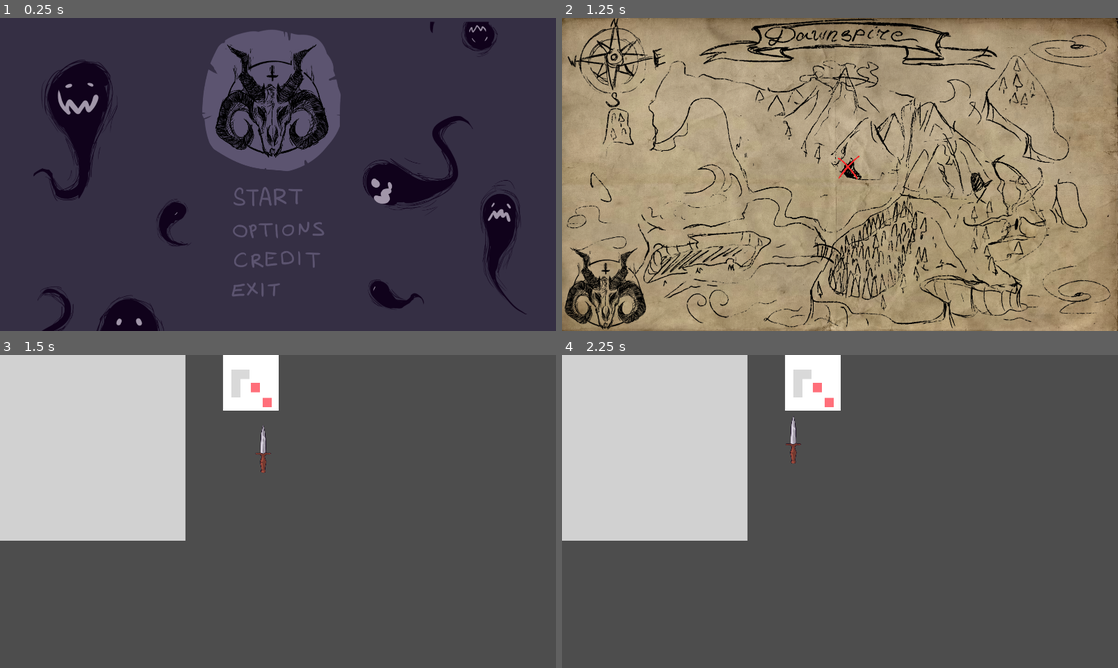
Above: before the commit, frames 1-4 (two rows, left to right).
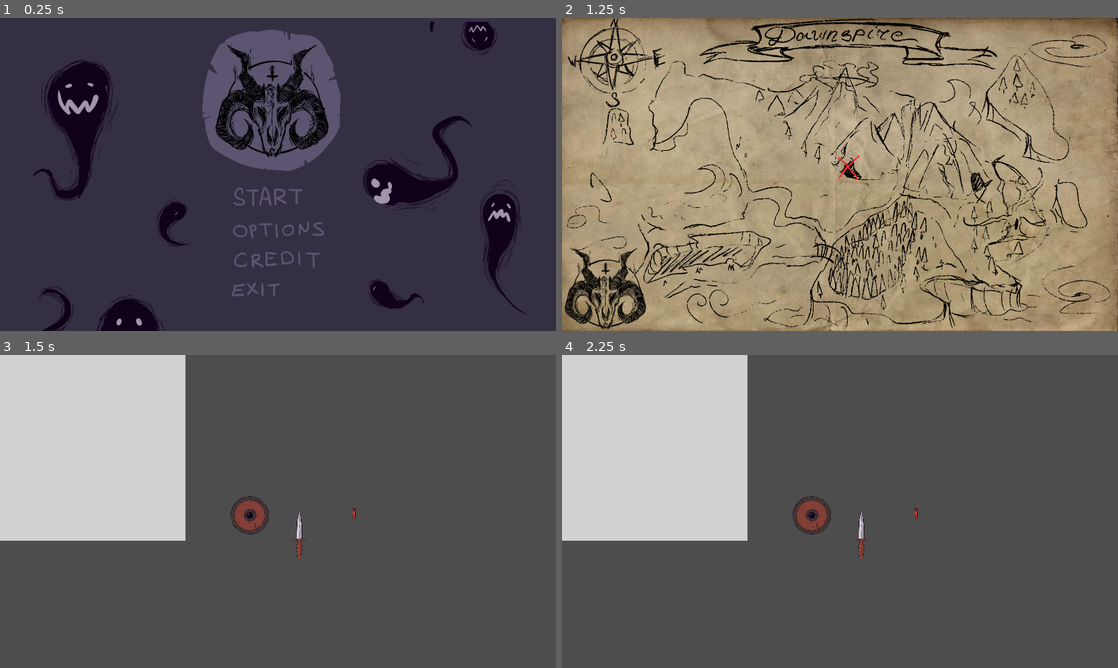
Above: after the commit, the same moments.

Repository: rrebane/ld-54-chelys
Game: Godot game, scene res://ui/main_menu.tscn
Two runs of this game, one before a commit and one after it. Both use one fixed random seed, a clock stepped at 60 frames per second and the inputs below.
Inputs (mouse positions are in pixels of both pictures, inside the frame that each line leads up to):
- Up to frame 1 (0.25 s): no input
- Up to frame 2 (1.25 s): click (840, 196) at 0.5 s
- Up to frame 3 (1.5 s): tap Enter at 1.25 s; move the mouse to (400, 495) at 1.27 s; tap Space (continue) at 1.35 s; click (400, 495) at 1.42 s
- Up to frame 4 (2.25 s): tap Space (continue) at 2 s; drag from (823, 448) to (656, 448) at 2.02 s

Frames 1-2 are identical in both runs. In frame 3, 2.7% of the frame differs, in the area x 40-64%, y 0-66%; in frame 4, 2.7%.

Commit message:
Add basic items and small fixes

Diff:
--- a/scenes/backpack.gd
+++ b/scenes/backpack.gd
@@ -1,6 +1,7 @@
 extends Node2D
 
 @export var action_timeout = 0.1
+@export var cell_size = 80
 
 var stash = []
 
@@ -72,8 +73,8 @@
 
 func _follow_mouse_grid(item):
 	var new_position = get_global_mouse_position()
-	var x_mod = int(new_position.x) % 32
-	var y_mod = int(new_position.y) % 32
+	var x_mod = int(new_position.x) % cell_size + cell_size / 2
+	var y_mod = int(new_position.y) % cell_size + cell_size / 2
 
 	new_position.x = int(new_position.x) - x_mod
 	new_position.y = int(new_position.y) - y_mod
--- a/scenes/backpack.tscn
+++ b/scenes/backpack.tscn
@@ -1,11 +1,10 @@
-[gd_scene load_steps=7 format=3 uid="uid://dtaxax47wrytn"]
+[gd_scene load_steps=6 format=3 uid="uid://dtaxax47wrytn"]
 
 [ext_resource type="Script" path="res://scenes/backpack.gd" id="1_6ncac"]
 [ext_resource type="PackedScene" uid="uid://blfwt68jqu2yb" path="res://scenes/inventory.tscn" id="1_i75je"]
-[ext_resource type="Texture2D" uid="uid://t5tvey18s7s0" path="res://assets/graphics/stash_bg.png" id="2_8qf5s"]
+[ext_resource type="PackedScene" uid="uid://djh124xel8scf" path="res://scenes/items/buckler.tscn" id="3_5fxaq"]
 [ext_resource type="PackedScene" uid="uid://bf5mngrbd1org" path="res://scenes/items/dagger.tscn" id="3_o6yc3"]
-[ext_resource type="PackedScene" uid="uid://b2ms23e7d2uun" path="res://scenes/item_small.tscn" id="4_0et2k"]
-[ext_resource type="PackedScene" uid="uid://bkda4avrdohdb" path="res://scenes/item_l_shaped.tscn" id="4_kmuga"]
+[ext_resource type="PackedScene" uid="uid://cmylrn7isih2q" path="res://scenes/items/health_potion.tscn" id="5_svse6"]
 
 [node name="Backpack" type="Node2D"]
 script = ExtResource("1_6ncac")
@@ -13,20 +12,11 @@
 [node name="Inventory" parent="." instance=ExtResource("1_i75je")]
 position = Vector2(0, 0)
 
-[node name="item" parent="." instance=ExtResource("3_o6yc3")]
-position = Vector2(910, 320)
+[node name="Buckler" parent="." instance=ExtResource("3_5fxaq")]
+position = Vector2(823, 521)
 
-[node name="Node2D" type="Node2D" parent="."]
-position = Vector2(866, 17)
+[node name="Item" parent="." instance=ExtResource("3_o6yc3")]
+position = Vector2(1033, 581)
 
-[node name="StashBg" type="Sprite2D" parent="Node2D"]
-position = Vector2(0, 79)
-texture = ExtResource("2_8qf5s")
-
-[node name="ItemSmall2" parent="Node2D/StashBg" instance=ExtResource("4_0et2k")]
-position = Vector2(40, 52)
-
-[node name="ItemSmall" parent="Node2D/StashBg" instance=ExtResource("4_0et2k")]
-
-[node name="ItemLShaped" parent="Node2D/StashBg" instance=ExtResource("4_kmuga")]
-position = Vector2(-68, -45)
+[node name="Item2" parent="." instance=ExtResource("5_svse6")]
+position = Vector2(1223, 548)
--- /dev/null
+++ b/scenes/items/buckler.tscn
@@ -0,0 +1,19 @@
+[gd_scene load_steps=3 format=3 uid="uid://djh124xel8scf"]
+
+[ext_resource type="Script" path="res://scenes/items/item_base.gd" id="1_4qjk0"]
+[ext_resource type="Texture2D" uid="uid://dnc8nc16j84hq" path="res://assets/graphics/items/ITEMS_SHIELD1.png" id="2_n7lvw"]
+
+[node name="Item" type="Area2D"]
+script = ExtResource("1_4qjk0")
+defence = 2
+
+[node name="LShapedItem" type="Sprite2D" parent="."]
+position = Vector2(-38.435, -43.285)
+scale = Vector2(0.5, 0.5)
+texture = ExtResource("2_n7lvw")
+centered = false
+
+[node name="CollisionPolygon2D" type="CollisionPolygon2D" parent="."]
+position = Vector2(-38.435, -43.285)
+scale = Vector2(0.5, 0.5)
+polygon = PackedVector2Array(180, 17.1, 180, 18.3, 197, 21.3, 197, 22.6, 220, 30.6, 220, 31.9, 247, 48.9, 247, 50.2, 268, 71.2, 268, 73.3, 283, 95.4, 283, 98.6, 294, 130.7, 294, 142, 295.1, 163, 293.7, 163, 288.7, 192, 287.4, 192, 280.4, 211, 279.3, 211, 267.2, 233, 265.8, 233, 233.8, 264, 231.6, 264, 198.5, 282, 194.3, 282, 162.2, 287, 151.9, 287, 122, 282.7, 122, 281.4, 89, 269.4, 89, 268.1, 64, 251.1, 64, 249.8, 39, 223.8, 39, 221.3, 19, 173.4, 19, 168, 18, 139, 19.5, 139, 28.4, 102, 29.7, 102, 43.7, 73, 45.2, 73, 81.2, 37, 83.5, 37, 104.5, 25, 108.7, 25, 126.7, 19, 131.7, 19, 145, 17.2, 145, 15.9)
--- a/scenes/items/dagger.tscn
+++ b/scenes/items/dagger.tscn
@@ -5,14 +5,15 @@
 
 [node name="Item" type="Area2D"]
 script = ExtResource("1_f70ed")
+attack = 2
 
 [node name="LShapedItem" type="Sprite2D" parent="."]
-position = Vector2(-36, -88)
+position = Vector2(-33.95, -53.46)
 scale = Vector2(0.5, 0.5)
 texture = ExtResource("3_borty")
 centered = false
 
 [node name="CollisionPolygon2D" type="CollisionPolygon2D" parent="."]
-position = Vector2(-36, -88)
+position = Vector2(-33.95, -53.46)
 scale = Vector2(0.5, 0.5)
 polygon = PackedVector2Array(76, 17, 76, 20.7, 83, 44.7, 83, 49.6, 92, 99.8, 92, 114, 94, 204.1, 123, 207.2, 123, 208.6 …(490 unchanged characters)…
--- /dev/null
+++ b/scenes/items/health_potion.tscn
@@ -0,0 +1,19 @@
+[gd_scene load_steps=3 format=3 uid="uid://cmylrn7isih2q"]
+
+[ext_resource type="Script" path="res://scenes/items/item_base.gd" id="1_nn1s0"]
+[ext_resource type="Texture2D" uid="uid://duqhey4r5j8qp" path="res://assets/graphics/items/ITEMS_POTION1.png" id="2_rprbm"]
+
+[node name="Item" type="Area2D"]
+script = ExtResource("1_nn1s0")
+health = 5
+
+[node name="LShapedItem" type="Sprite2D" parent="."]
+position = Vector2(-25, -46)
+scale = Vector2(0.5, 0.5)
+texture = ExtResource("2_rprbm")
+centered = false
+
+[node name="CollisionPolygon2D" type="CollisionPolygon2D" parent="."]
+position = Vector2(-25, -46)
+scale = Vector2(0.5, 0.5)
+polygon = PackedVector2Array(57, 34.7, 57, 38, 58.8, 50, 64, 58.5, 64, 120, 62, 120, 55, 129, 49.9, 129, 36, 127.8, 36, 125.7, 28, 115.7, 28, 110, 27, 86, 28.5, 86, 31.4, 74, 33.2, 74, 38, 69.2, 38, 67, 35.7, 52, 37.2, 52, 39.3, 38, 41.2, 38, 46, 33.2, 46, 30)
--- a/scenes/items/item_base.gd
+++ b/scenes/items/item_base.gd
@@ -1,7 +1,8 @@
 extends Area2D
 
-@export var attack = 1
-@export var defence = 1
+@export var attack = 0
+@export var defence = 0
+@export var health = 0
 
 var original_position = null
 
@@ -17,12 +18,15 @@
 	if event is InputEventMouseButton and event.button_index == MOUSE_BUTTON_LEFT:
 		if not _backpack.can_pick_up():
 			return
+
 		original_position = global_position
-
 		_become_dragged()
 		EventsBus.item_picked_up.emit(self)
 
 func try_set():
+	if not _backpack.can_drop():
+		return
+
 	var areas = get_overlapping_areas()
 	var is_blocked = false
 	for area in areas:
